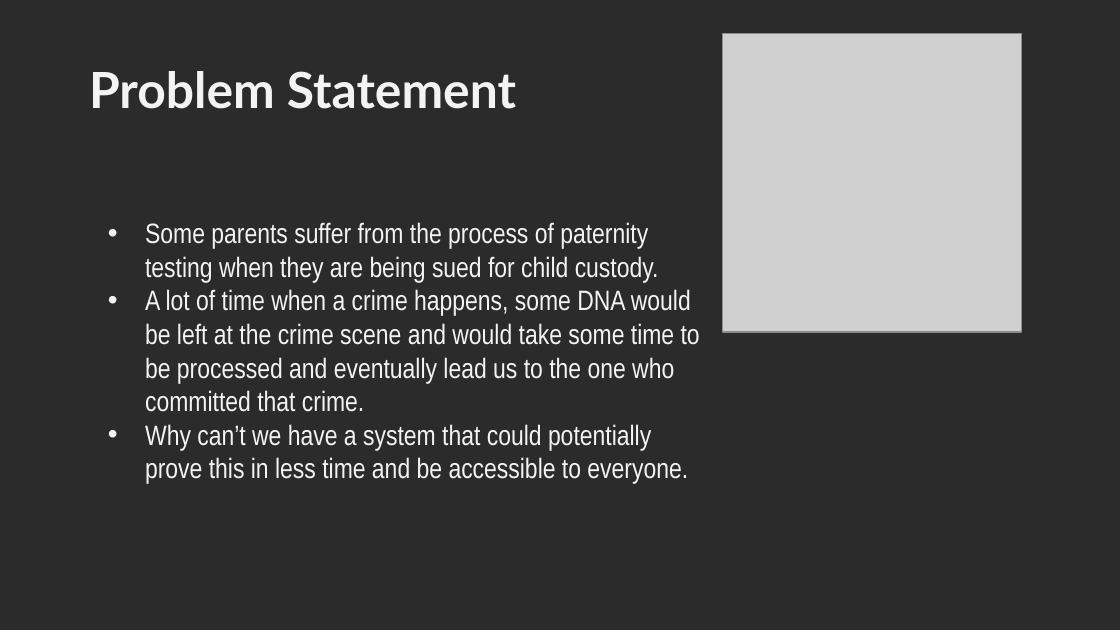
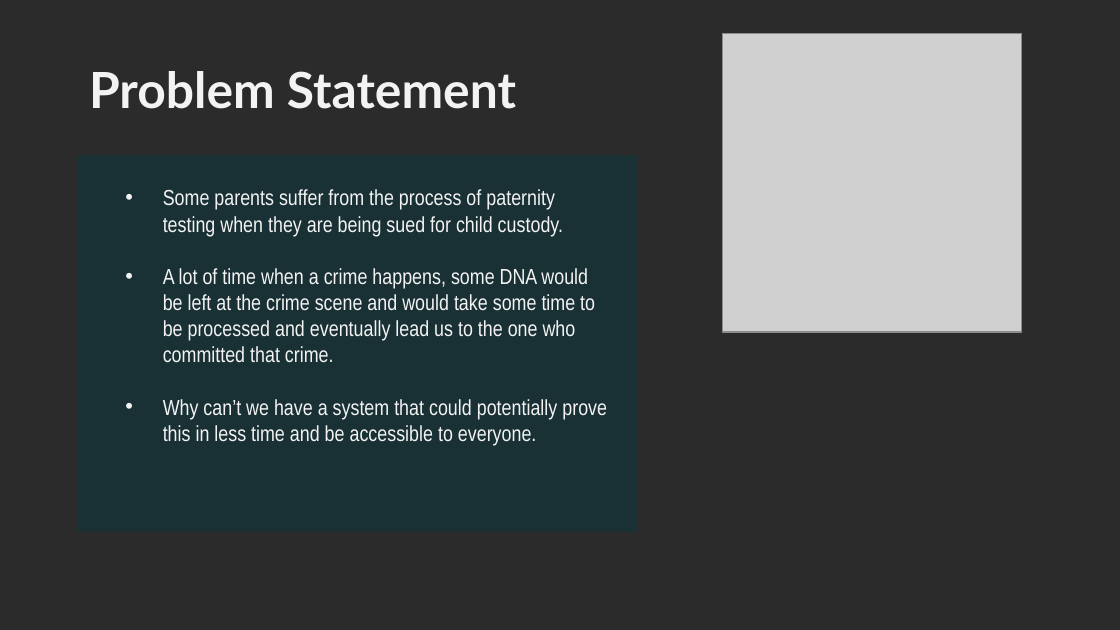
Before and after one commit to YoussifAssem/Genatac, a slide deck: slide 6 of E-Genetics/presentations/new presentation.pptx. Drawn at 1120x630 pixels with LibreOffice and Linux fonts; fonts in the diff are those of the drawing; grey boxes stand for pictures; background and template pictures are left out; a plain dark background stands for a picture behind light text. Boxes give left, top, right and bottom in pixels: in the first picture for what was removed or moved away, otherwise in the second. Text is boxed around its words. In the diff, an @@ line names an element or a change of style, - is before the commit and + after.

```diff
--- a/E-Genetics/presentations/new presentation.pptx
+++ b/E-Genetics/presentations/new presentation.pptx
@@ rectangle "Some parents suffer from the ...": place and size @@
-rectangle "Some parents suffer from the ..." at [145, 222, 700, 484]
+rectangle "Some parents suffer from the ..." at [78, 156, 637, 532]
@@ rectangle "Some parents suffer from the ..." at [78, 156, 637, 532]: size 18 to 14 pt; vertical alignment middle to top; fill none to #0C343D at 57% opacity @@
```
Also in this commit, not shown: 5 other slides changed.
